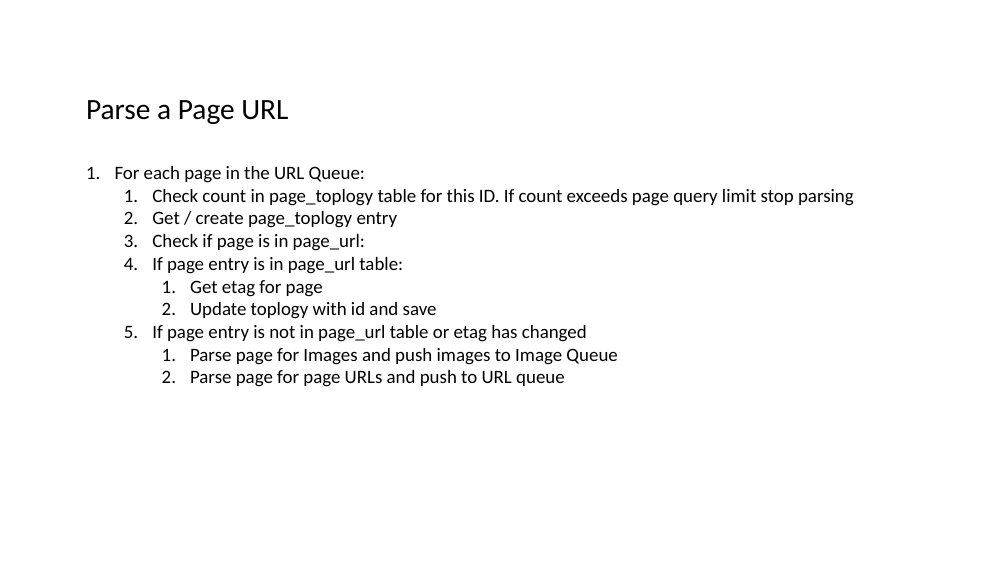
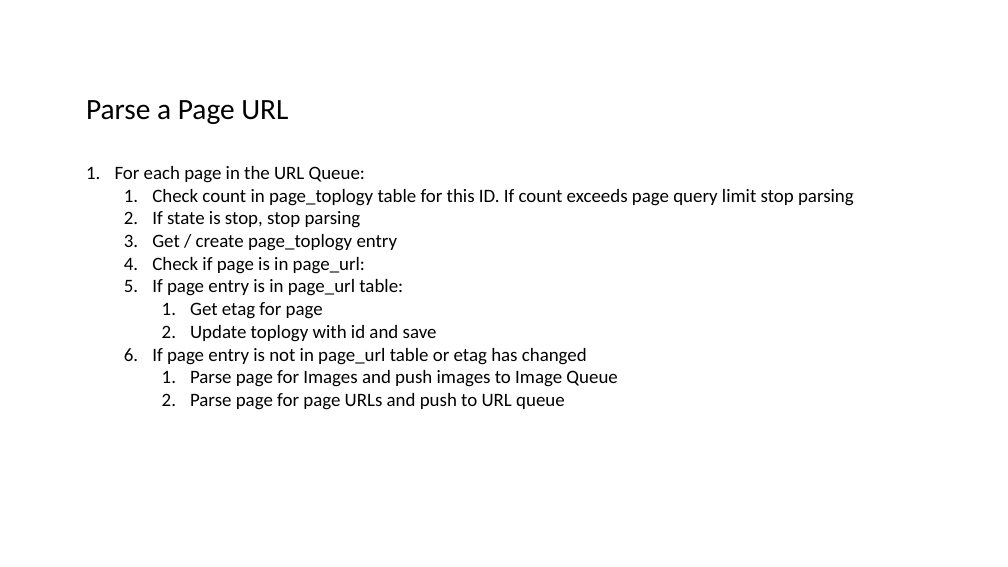
Before and after one commit to datim/squid, a slide deck: slide 5 of docs/design.pptx. Drawn at 1008x567 pixels with LibreOffice and Linux fonts; fonts in the diff are those of the drawing. Boxes give left, top, right and bottom in pixels: in the first picture for what was removed or moved away, otherwise in the second. Text is boxed around its words. In the diff, an @@ line names an element or a change of style, - is before the commit and + after.

```diff
--- a/docs/design.pptx
+++ b/docs/design.pptx
@@ text at (152,211,361,228): paragraph added @@
+  2. If state is stop, stop parsing
```
Also in this commit, not shown: 5 other slides changed.
